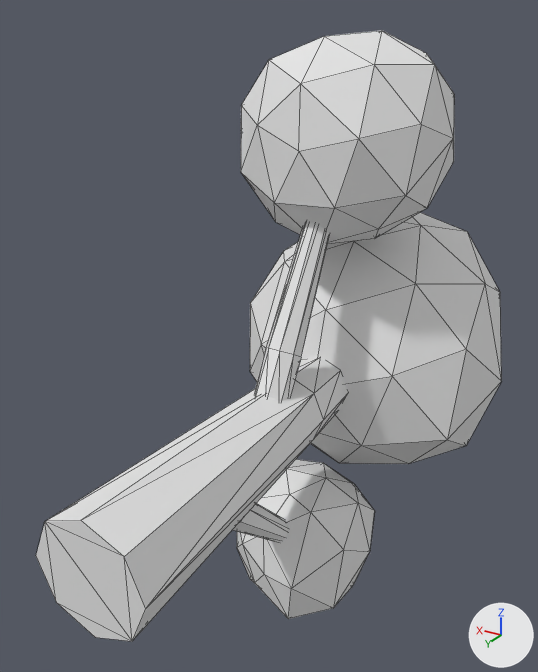
An edit to the OBJ model assets/meshes/TreeType2.obj, drawn before and after from the same camera.
The view is the same before and after, from a 50 mm lens placed at (-4.7, 4.23, 5.33), pointed at (0.59, -4.58, 0.92). Arrows for +X, +Y and +Z are at lower right; the lights stay in place. Mesh edges are drawn as thin lines. Where no turn or scale is listed for an object, it has been applied to the vertices.

Script lines for the objects in view, before the commit:
```python
ob_cylinder_002 = bpy.data.objects.new('Cylinder.002', me_cylinder_002)
ob_cylinder_002.location = (0.0, 0.0, 0.0)
ob_cylinder_004 = bpy.data.objects.new('Cylinder.004', me_cylinder_004)
ob_cylinder_004.location = (0.0, 0.0, 0.0)
ob_cylinder_006 = bpy.data.objects.new('Cylinder.006', me_cylinder_006)
ob_cylinder_006.location = (0.0, 0.0, 0.0)
ob_icosphere = bpy.data.objects.new('Icosphere', me_icosphere)
ob_icosphere.location = (0.0, 0.0, 0.0)
ob_icosphere_001 = bpy.data.objects.new('Icosphere.001', me_icosphere_001)
ob_icosphere_001.location = (0.0, 0.0, 0.0)
ob_icosphere_002 = bpy.data.objects.new('Icosphere.002', me_icosphere_002)
ob_icosphere_002.location = (0.0, 0.0, 0.0)
```
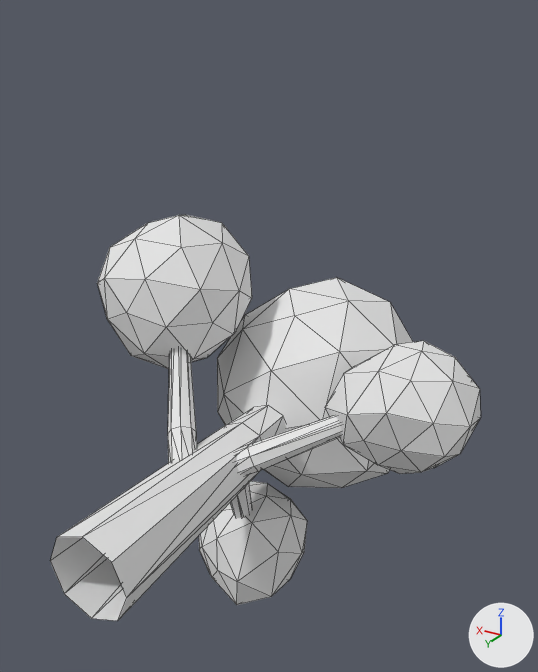
Commit message: tree: Added TreeType2.

Boxes (x1, y1, x2, y2) around the edits, measured in the pictures (538 x 672 px):
'Icosphere', mesh rescaled (22% narrower, 16% shorter): before (250, 212, 502, 464); after (217, 277, 413, 488)
'Icosphere.001', reshaped (27% narrower, 28% shorter): before (241, 30, 454, 244); after (97, 215, 252, 369)
'Cylinder.006', reshaped (24% narrower, 24% shorter): before (36, 358, 348, 641); after (50, 406, 288, 621)
'Icosphere.002', mesh rescaled (22% narrower, 22% shorter): before (237, 459, 375, 619); after (199, 481, 307, 605)
'Icosphere.003', added: after (325, 341, 481, 474)
'Cylinder.004', reshaped: before (254, 223, 330, 401); after (168, 349, 197, 463)
'Cylinder.026', added: after (236, 415, 342, 476)
'Cylinder.002', reshaped: before (233, 503, 289, 543); after (230, 483, 252, 518)
part 2 of me_cylinder_004, deleted: before (254, 223, 330, 401)
part 3 of me_cylinder_004, added: after (168, 349, 197, 463)

What the commit changed:
me_cylinder_002 is used by ob_cylinder_002; location (0.0, 0.0, 0.0).
me_cylinder_002 had 24 vertices, 44 faces and spanned x -0.26..0.23, y -5.23..-1.81, z -3.18..0.0.
me_cylinder_002 now has 24 vertices, 32 faces and spans x -0.08..0.41, y -3.78..-2.61, z -2.69..-0.03.
me_cylinder_002 part 1: the whole mesh is rebuilt.
me_cylinder_004 is used by ob_cylinder_004; location (0.0, 0.0, 0.0).
me_cylinder_004 had 24 vertices, 44 faces and spanned x -0.23..0.28, y -5.86..-3.44, z 0.2..4.15.
me_cylinder_004 now has 24 vertices, 32 faces and spans x 0.08..1.8, y -3.96..-1.78, z 0.0..1.94.
me_cylinder_004 part 2: 24 vertices removed from x -0.23..0.28, y -5.86..-3.44, z 0.2..4.15.
me_cylinder_004 part 3: 24 vertices added at x 0.08..1.8, y -3.96..-1.78, z 0.0..1.94.
me_cylinder_006 is used by ob_cylinder_006; location (0.0, 0.0, 0.0).
me_cylinder_006 had 24 vertices, 38 faces and spanned x -0.75..0.77, y -5.18..-0.01, z -0.76..0.75.
me_cylinder_006 now has 24 vertices, 32 faces and spans x -0.5..0.56, y -3.64..-0.02, z -0.52..0.54.
me_cylinder_006 part 4: the whole mesh is rebuilt.
me_icosphere has 42 vertices, 80 faces and spans x -2.36..2.4, y -9.64..-4.98, z -2.27..2.19.
me_icosphere is used by ob_icosphere; location (0.0, 0.0, 0.0).
me_icosphere part 5: the whole mesh is scaled about its middle by 0.7, then moved by (0.02, 2.18, 0.0).
me_icosphere_001 is used by ob_icosphere_001; location (0.0, 0.0, 0.0).
me_icosphere_001 had 42 vertices, 80 faces and spanned x -1.43..1.8, y -7.46..-4.39, z 2.25..5.14.
me_icosphere_001 now has 42 vertices, 80 faces and spans x 0.56..2.63, y -4.82..-2.67, z 0.47..2.81.
me_icosphere_001 part 6: 42 of 42 vertices moved; they spanned x -1.43..1.8, y -7.46..-4.39, z 2.25..5.14 and now span x 0.56..2.63, y -4.82..-2.67, z 0.47..2.81; mean shift (1.56, 2.18, -1.98); largest move (0.16, -6.89, 5.01) -> (2.33, -4.42, 2.31).
me_icosphere_002 has 42 vertices, 80 faces and spans x -0.99..1.33, y -6.23..-3.65, z -3.95..-1.51.
me_icosphere_002 is used by ob_icosphere_002; location (0.0, 0.0, 0.0).
me_icosphere_002 part 7: the whole mesh is scaled about its middle by 0.7, then moved by (0.13, 1.42, 0.79).
Mesh me_icosphere_003 is new.
It has 42 vertices, 80 faces and spans x -2.82..-0.96, y -4.53..-2.75, z -0.02..1.68.
It uses material mat_leaves (white #e7e7e7).
Mesh me_cylinder_026 is new.
It has 24 vertices, 32 faces and spans x -2.35..0.13, y -3.9..-2.14, z -0.16..1.26.
It uses material mat_trunk (white #e7e7e7).
Object 'Icosphere.003' (ob_icosphere_003) is new; it shows me_icosphere_003.
Its location is (0.0, 0.0, 0.0).
Object 'Cylinder.026' (ob_cylinder_026) is new; it shows me_cylinder_026.
Its location is (0.0, 0.0, 0.0).
